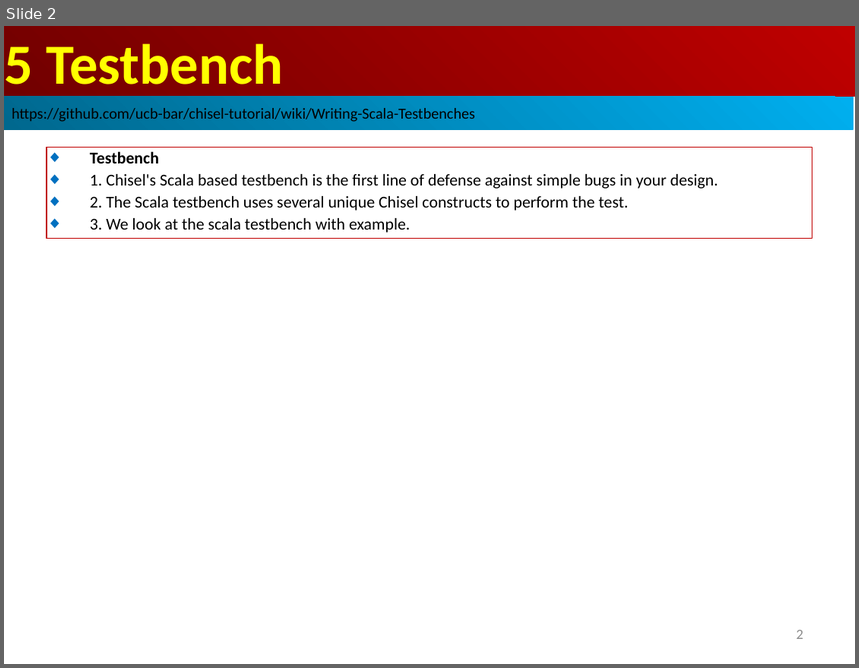
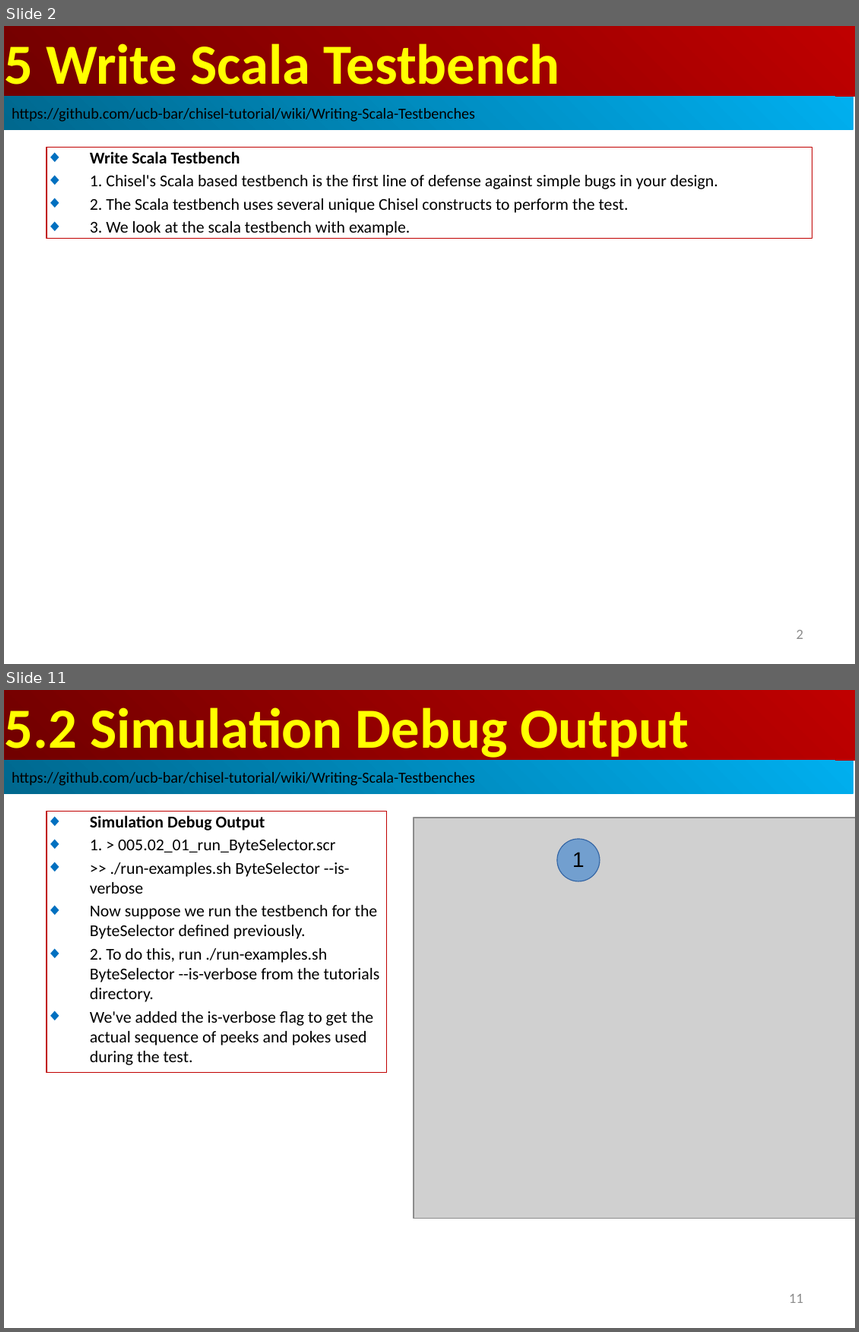
Before and after one commit to peterhchen/AIU_CS800_Chisel, a slide deck: 700_Dev_Guide/005_Testbench/000_Video/005_Testbench.ppt. Shown one above the other, each under a label of ours: slide 2 before the commit, slides 2 and 11 after it; the slides between them are not shown. The pictures are 859x668 and 859x1332 pixels, drawn with LibreOffice and Linux fonts; fonts in the diff are those of the drawing; grey boxes stand for pictures. Boxes give left, top, right and bottom in pixels: in the first picture for what was removed or moved away, otherwise in the second. Text is boxed around its words. In the diff, an @@ line names an element or a change of style, - is before the commit and + after.

```diff
--- a/700_Dev_Guide/005_Testbench/000_Video/005_Testbench.ppt
+++ b/700_Dev_Guide/005_Testbench/000_Video/005_Testbench.ppt
@@ slide 11 added at (x1=4, y1=690, x2=855, y2=1328), background #FFFFFF @@
@@ rectangle added at (x1=5, y1=690, x2=855, y2=761), fill gradient #BF0000 to #710000, 48 pt, text #FFFF00, bold @@
+5.2 Simulation Debug Output
@@ rectangle added at (x1=4, y1=761, x2=854, y2=794), fill gradient #00AFEF to #00688E, 13 pt, text #000000 @@
+https://github.com/ucb-bar/chisel-tutorial/wiki/Writing-Scala-Testbenches
@@ rectangle added at (x1=47, y1=811, x2=387, y2=1073), outline #C00000 0.74 pt, 14 pt, text #000000 @@
+◆ Simulation Debug Output
+◆ 1. > 005.02_01_run_ByteSelector.scr
+◆ >> ./run-examples.sh ByteSelector --is-verbose
+◆ Now suppose we run the testbench for the ByteSelector defined previously.
+◆ 2. To do this, run ./run-examples.sh ByteSelector --is-verbose from the tutorials directory.
+◆ We've added the is-verbose flag to get the actual sequence of peeks and pokes used during the test.
@@ picture added at (x1=414, y1=818, x2=855, y2=1219) @@
@@ ellipse added at (x1=557, y1=839, x2=600, y2=882), fill #729FCF, outline #3465A4 0.74 pt, 18 pt, text #000000 @@
+1
@@ page number added at (x1=789, y1=1294, x2=804, y2=1303), 12 pt, text #8B8B8B @@
+11
@@ slide 2 changed as well @@
@@ text in rectangle at (x1=5, y1=43, x2=560, y2=97): text changed @@
-5 Testbench
+5 Write Scala Testbench
@@ text in rectangle at (x1=90, y1=151, x2=240, y2=164): text changed @@
-◆ Testbench
+◆ Write Scala Testbench
```
Also in this commit, not shown: 1 other slide changed, 20 other slides added.
